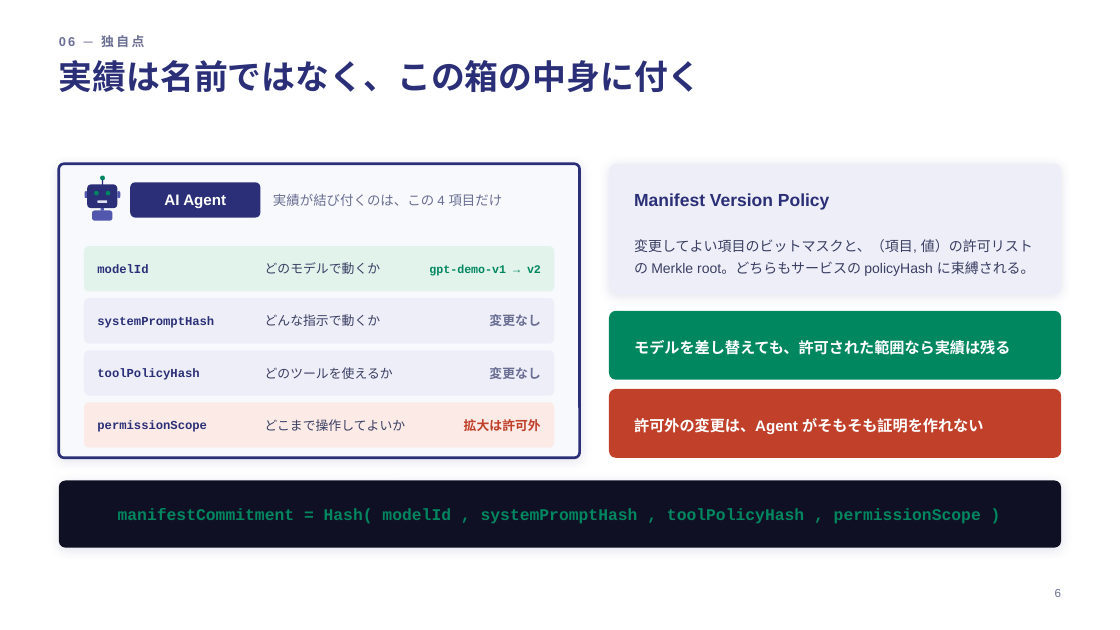
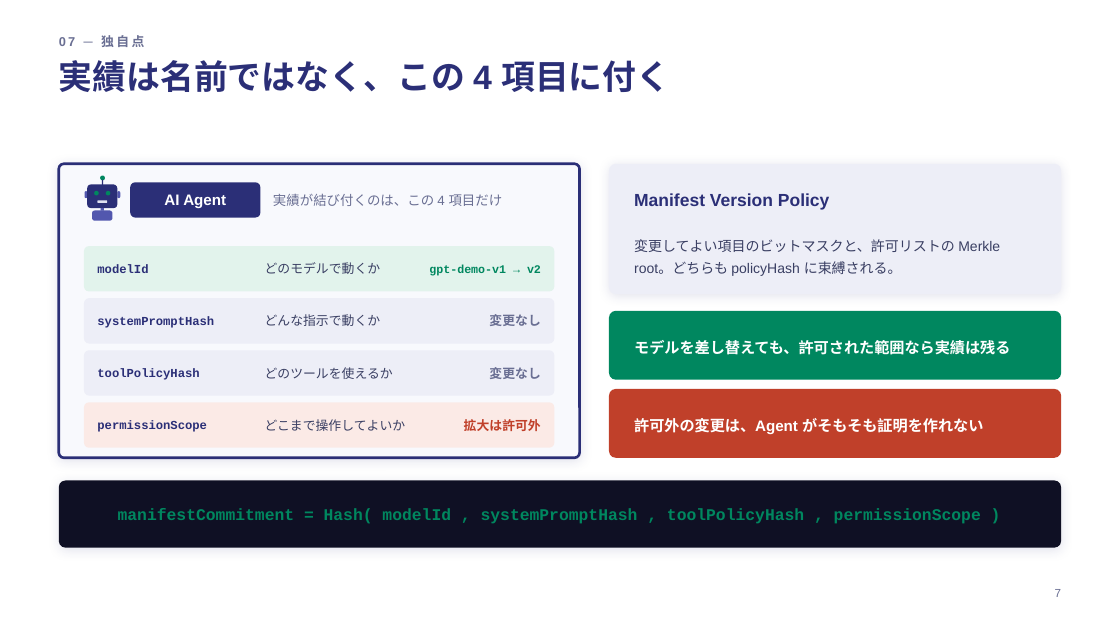
Before and after one commit to da1suk8/zk-agent-passport, a slide deck: slide 8 of docs/slides/zk-agent-passport.pptx (slide 7 before the commit). Drawn at 1120x630 pixels with LibreOffice and Linux fonts; fonts in the diff are those of the drawing. Boxes give left, top, right and bottom in pixels: in the first picture for what was removed or moved away, otherwise in the second. Text is boxed around its words. In the diff, an @@ line names an element or a change of style, - is before the commit and + after.

```diff
--- a/docs/slides/zk-agent-passport.pptx
+++ b/docs/slides/zk-agent-passport.pptx
@@ text at bbox=[59, 35, 144, 47]: text changed @@
-06 ─ 独自点
+07 ─ 独自点
@@ text at bbox=[59, 60, 670, 92]: text changed @@
-実績は名前ではなく、この箱の中身に付く
+実績は名前ではなく、この 4 項目に付く
@@ text at bbox=[634, 239, 1000, 276]: text changed @@
-変更してよい項目のビットマスクと、（項目, 値）の許可リストの Merkle root。どちらもサービスの policyHash に束縛される。
+変更してよい項目のビットマスクと、許可リストの Merkle root。どちらも policyHash に束縛される。
@@ text at bbox=[1055, 589, 1061, 597]: text changed @@
-6
+7
```
Also in this commit, not shown: 17 other slides changed, 1 slide added, 1 other file.
